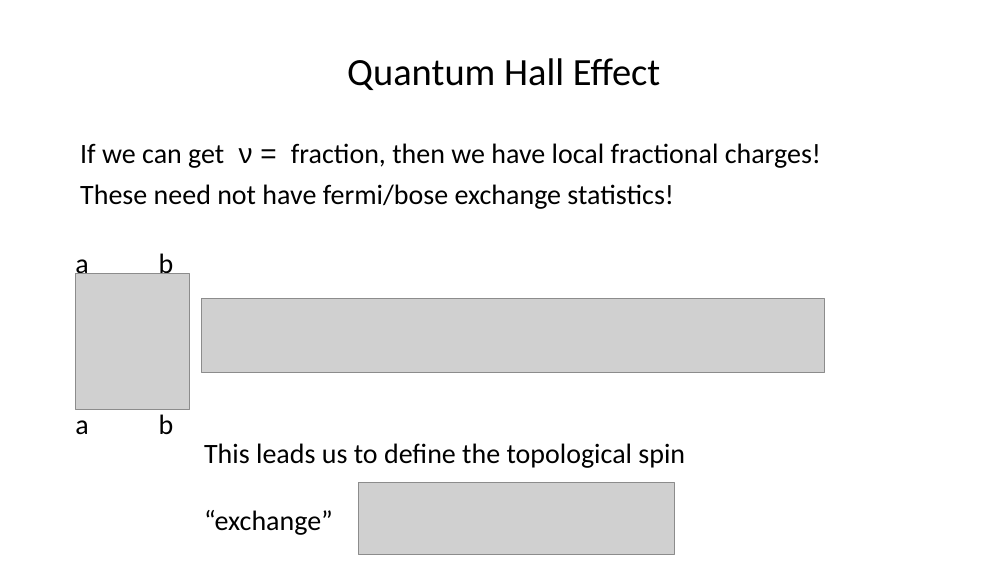
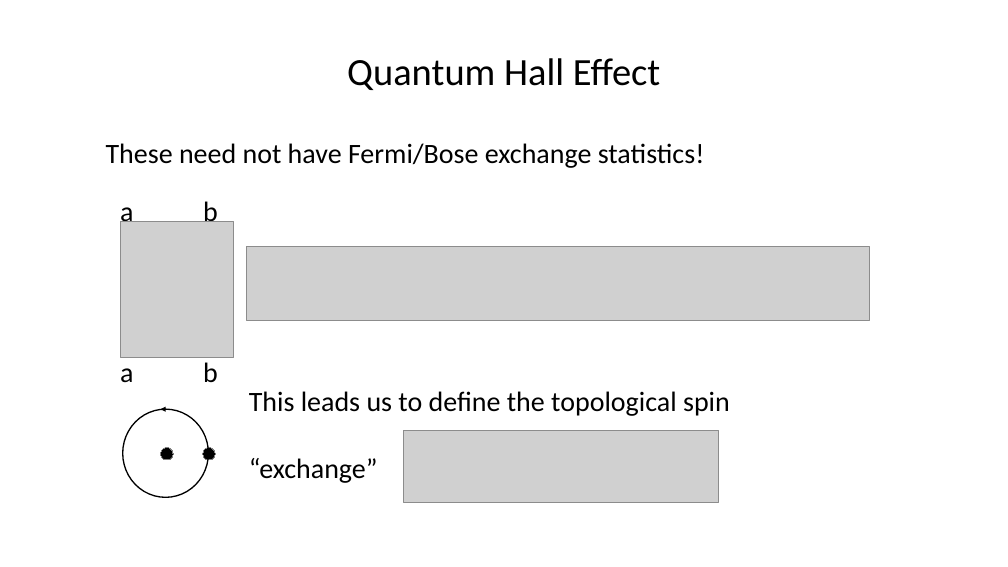
Before and after one commit to asirota12/Thesis, a slide deck: slide 21 of Thesis2.odp (slide 9 before the commit). Drawn at 1008x567 pixels with LibreOffice and Linux fonts; fonts in the diff are those of the drawing; grey boxes stand for pictures. Boxes give left, top, right and bottom in pixels: in the first picture for what was removed or moved away, otherwise in the second. Text is boxed around its words. In the diff, an @@ line names an element or a change of style, - is before the commit and + after.

```diff
--- a/Thesis2.odp
+++ b/Thesis2.odp
@@ text at (106,143,705,168): text changed @@
-If we can get ν = fraction, then we have local fractional charges!
-These need not have fermi/bose exchange statistics!
+These need not have Fermi/Bose exchange statistics!
@@ text "a b": place and size @@
-text "a b" at (75,250,174,280)
+text "a b" at (120,198,218,228)
@@ picture: place and size @@
-picture at (202,299,825,372)
+picture at (246,246,869,320)
@@ 2 pictures, 2 texts: place and size @@
-2 pictures, 2 texts at (75,273,685,554)
+2 pictures, 2 texts at (120,221,730,503)
@@ ellipse added at (123,409,209,497), outline #000000 1.5 pt @@
@@ arrow added from (173, 409) to (161, 409), #000000 0 pt @@
@@ ellipse added at (161,447,173,460), fill #000000, outline #808080 0 pt @@
@@ ellipse added at (203,447,215,460), fill #000000, outline #808080 0 pt @@
```
Also in this commit, not shown: 21 other slides changed, 16 slides added, 2 slides removed, 23 other files.
